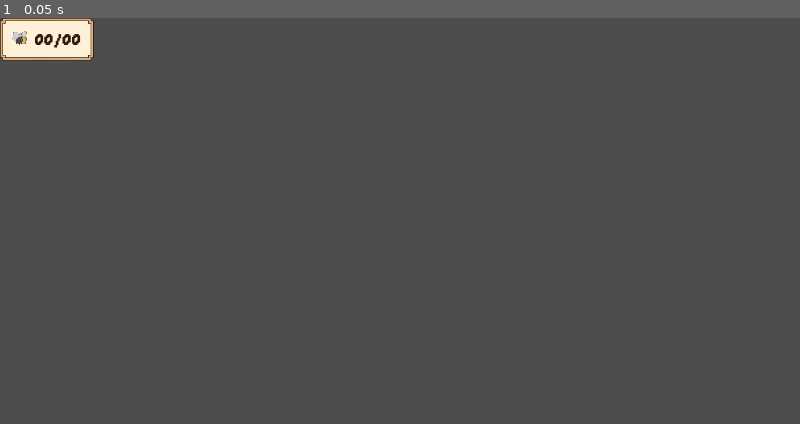
Above: before the commit, frame 1.
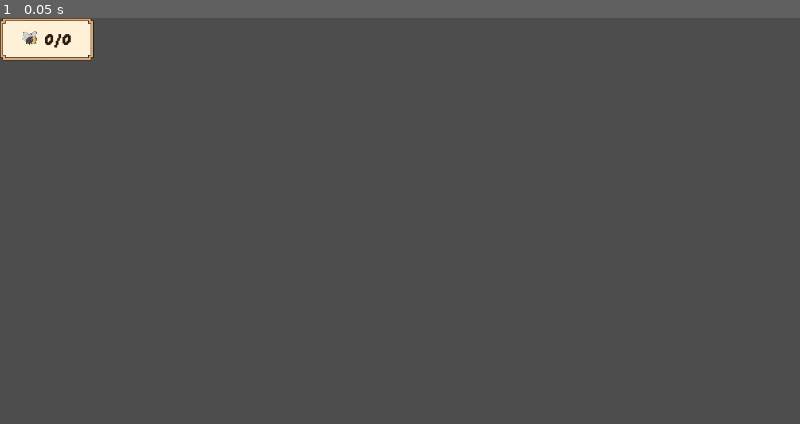
Above: after the commit, the same moment.

Repository: rota99/PizzaJam0425
Game: Godot game, scene res://Scenes/fliesCounter.tscn
The game is run twice, just before and just after one commit, with the same random seed, the same clock (stepped at 60 frames per second) and the same inputs. This scene is started directly instead of the project's main scene.
Inputs:
- Up to frame 1 (0.05 s): no input

The runs differ from the first frame. In frame 1, 0.1% of the frame differs, in the area x 1-10%, y 3-7%.

Commit message:
aggiunto script flies counter

Diff:
--- a/project/Scenes/fliesCounter.tscn
+++ b/project/Scenes/fliesCounter.tscn
@@ -1,13 +1,18 @@
-[gd_scene load_steps=4 format=3 uid="uid://jcr1uudc5ye6"]
+[gd_scene load_steps=5 format=3 uid="uid://jcr1uudc5ye6"]
 
+[ext_resource type="Script" uid="uid://dmrt4n87ssh1b" path="res://Scripts/flies_counter.gd" id="1_08blv"]
 [ext_resource type="Texture2D" uid="uid://48ju82qcb7b2" path="res://Assets/UI/defaultButton.png" id="1_sgxw0"]
 [ext_resource type="Texture2D" uid="uid://tcoogsn40trt" path="res://Assets/Art/Mosca1.png" id="2_08blv"]
 [ext_resource type="Theme" uid="uid://bak802w384h00" path="res://Themes/LabelFlies.tres" id="3_oqj77"]
 
-[node name="Node2D" type="Node2D"]
+[node name="Node2D" type="Node2D" node_paths=PackedStringArray("gatheredLabel", "totLabel")]
+script = ExtResource("1_08blv")
+gatheredFlies = "0"
+totFlies = "0"
+gatheredLabel = NodePath("HBoxContainer/HBoxContainer/Gathered")
+totLabel = NodePath("HBoxContainer/HBoxContainer/Tot")
 
 [node name="Control" type="Control" parent="."]
-custom_minimum_size = Vector2(120, 0)
 layout_mode = 3
 anchors_preset = 0
 offset_right = 150.0
--- /dev/null
+++ b/project/Scripts/flies_counter.gd
@@ -0,0 +1,16 @@
+extends Node2D
+
+@export var gatheredFlies:String
+@export var totFlies:String
+@export var gatheredLabel:Label
+@export var totLabel:Label
+
+# Called when the node enters the scene tree for the first time.
+func _ready() -> void:
+	gatheredLabel.text = gatheredFlies
+	totLabel.text = totFlies
+
+
+# Called every frame. 'delta' is the elapsed time since the previous frame.
+func _process(delta: float) -> void:
+	pass
Not shown, added: project/Scripts/flies_counter.gd.uid
